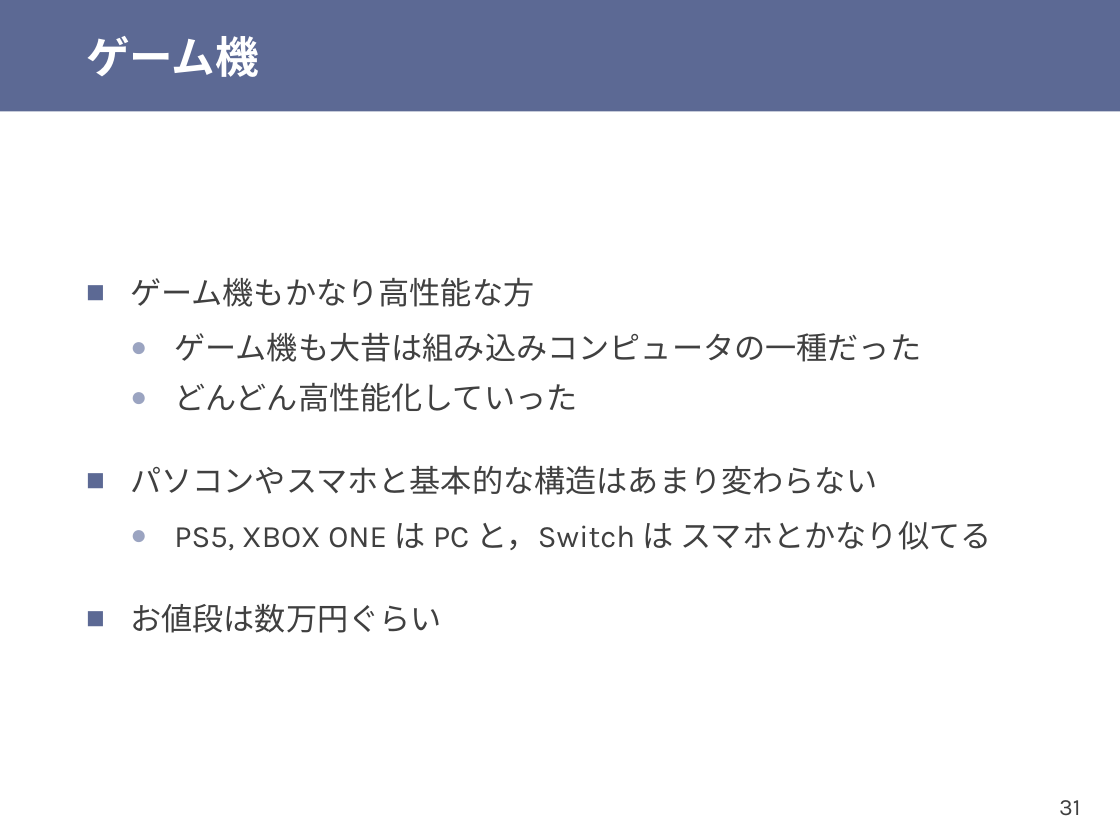
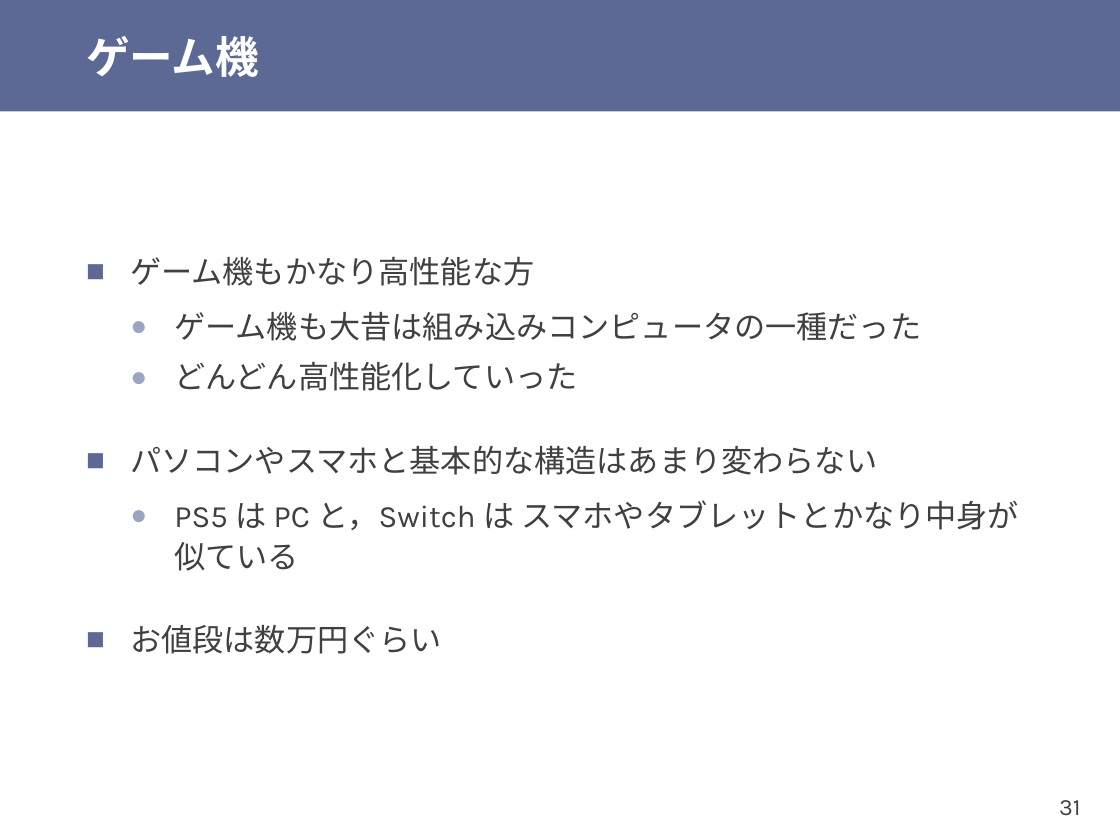
Before and after one commit to shioyadan/otya-computer-architecture-i, a slide deck: slide 31 of cai-shioya-01.pptx. Drawn at 1120x840 pixels with LibreOffice and Linux fonts; fonts in the diff are those of the drawing. Boxes give left, top, right and bottom in pixels: in the first picture for what was removed or moved away, otherwise in the second. Text is boxed around its words. In the diff, an @@ line names an element or a change of style, - is before the commit and + after.

```diff
--- a/cai-shioya-01.pptx
+++ b/cai-shioya-01.pptx
@@ text at (174,500,1019,571): text changed @@
-  ● PS5, XBOX ONE は PC と，Switch は スマホとかなり似てる
+  ● PS5 は PC と，Switch は スマホやタブレットとかなり中身が
+    似ている
```
Also in this commit, not shown: 14 other slides changed, 3 slides added, 2 other files.
